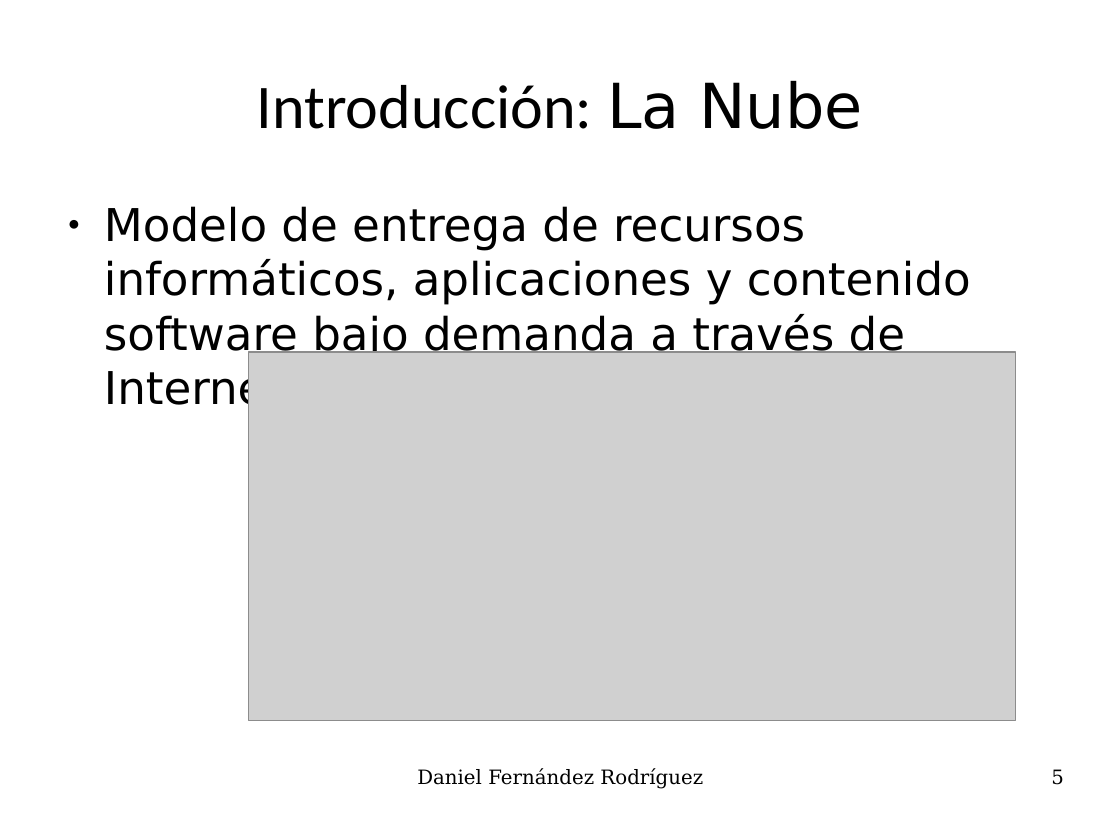
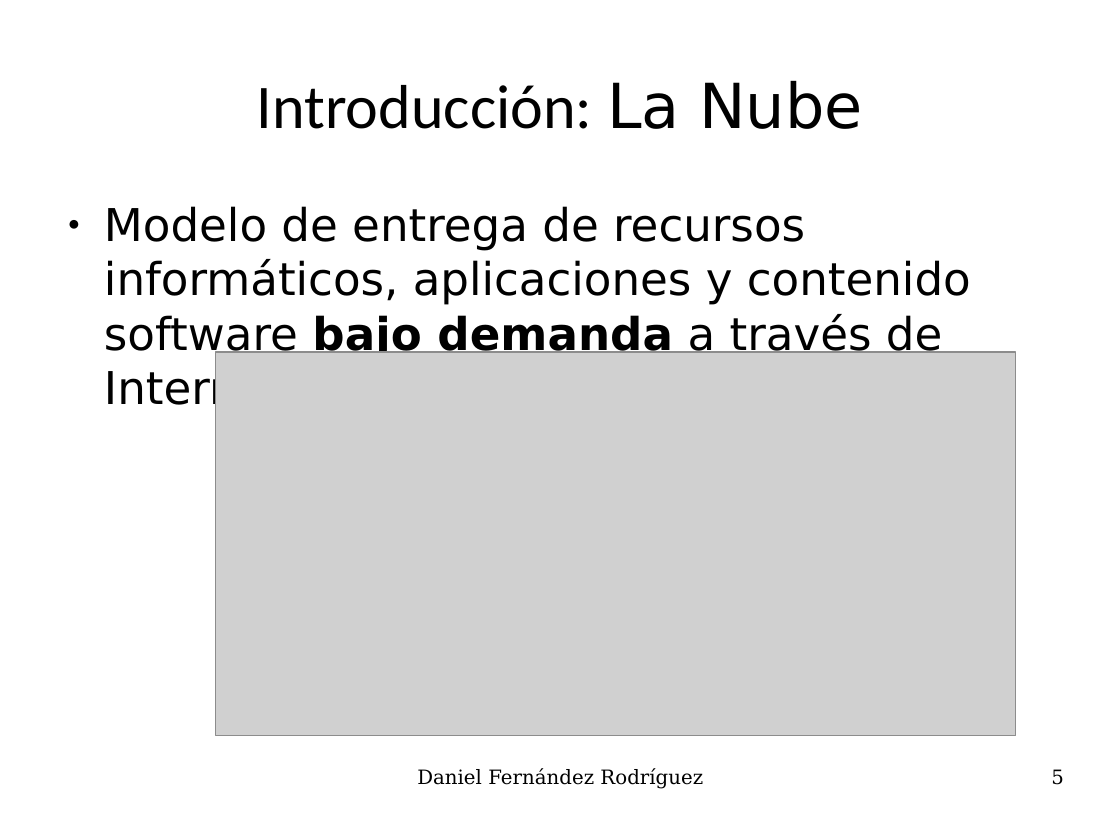
Before and after one commit to UO180222/tfg, a slide deck: slide 5 of docs/presentacion.odp. Drawn at 1120x840 pixels with LibreOffice and Linux fonts; fonts in the diff are those of the drawing; grey boxes stand for pictures. Boxes give left, top, right and bottom in pixels: in the first picture for what was removed or moved away, otherwise in the second. Text is boxed around its words. In the diff, an @@ line names an element or a change of style, - is before the commit and + after.

```diff
--- a/docs/presentacion.odp
+++ b/docs/presentacion.odp
@@ text "Modelo de entrega de recursos ..." at box(104, 206, 971, 414): bold on in "bajo demanda" @@
@@ picture: place and size @@
-picture at box(249, 352, 1016, 720)
+picture at box(216, 352, 1016, 736)
```
Also in this commit, not shown: 14 other slides changed, 3 slides added, 44 other files.
